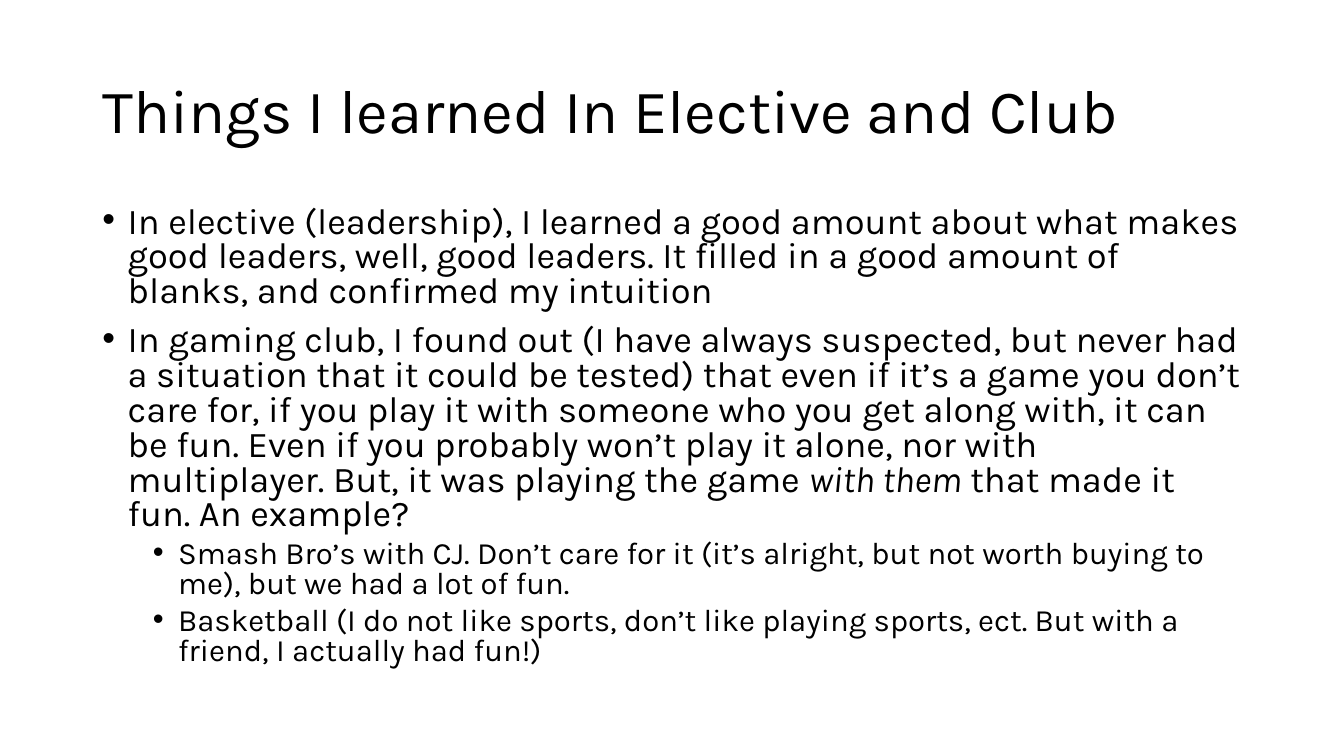
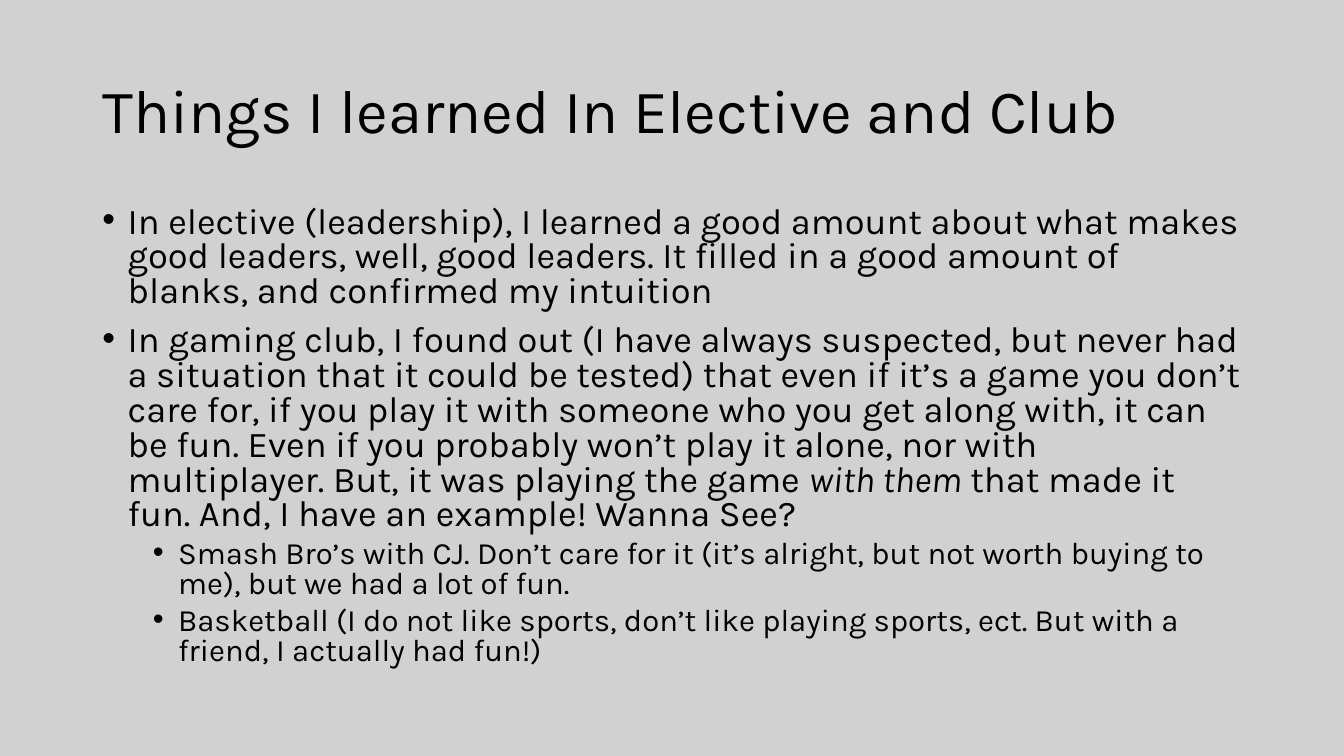
Before and after one commit to NPITX-programs/Presentations, a slide deck: slide 4 of Current Presentation/Charlie Fall Term 2024 presentation.pptx. Drawn at 1344x756 pixels with LibreOffice and Linux fonts; fonts in the diff are those of the drawing. Boxes give left, top, right and bottom in pixels: in the first picture for what was removed or moved away, otherwise in the second. Text is boxed around its words. In the diff, an @@ line names an element or a change of style, - is before the commit and + after.

```diff
--- a/Current Presentation/Charlie Fall Term 2024 presentation.pptx
+++ b/Current Presentation/Charlie Fall Term 2024 presentation.pptx
@@ background #FFFFFF to #D1D1D1 @@
@@ text at (128, 326, 1240, 535): text changed @@
-• In gaming club, I found out (I have always suspected, but never had a situation that it could be tested) that even if it’s a game you don’t care for, if you play it with someone who you get along with, it can be fun. Even if you probably won’t play it alone, nor with multiplayer. But, it was playing the game with them that made it fun. An example?
+• In gaming club, I found out (I have always suspected, but never had a situation that it could be tested) that even if it’s a game you don’t care for, if you play it with someone who you get along with, it can be fun. Even if you probably won’t play it alone, nor with multiplayer. But, it was playing the game with them that made it fun. And, I have an example! Wanna See?
```
Also in this commit, not shown: 1 other slide changed.
